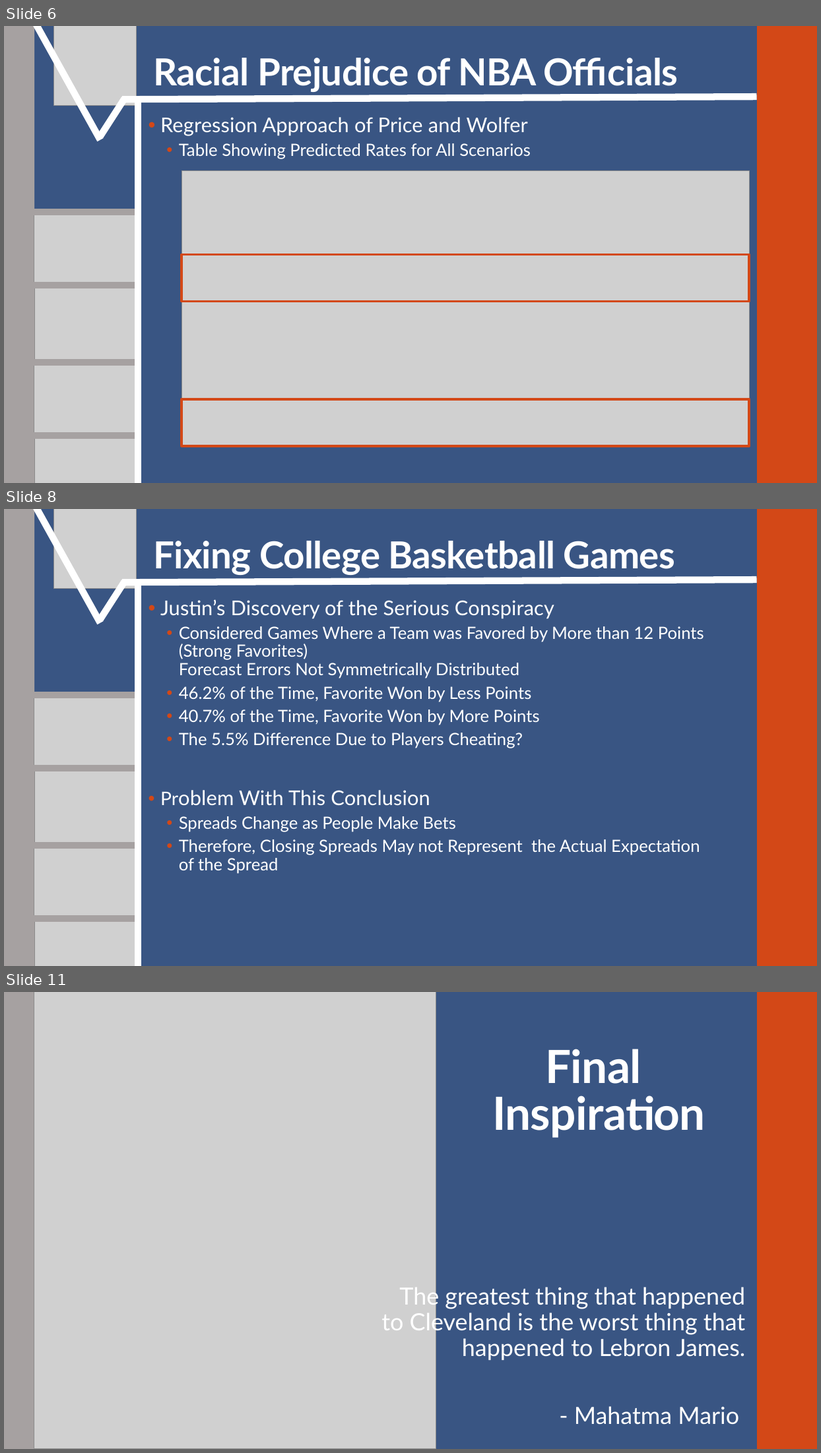
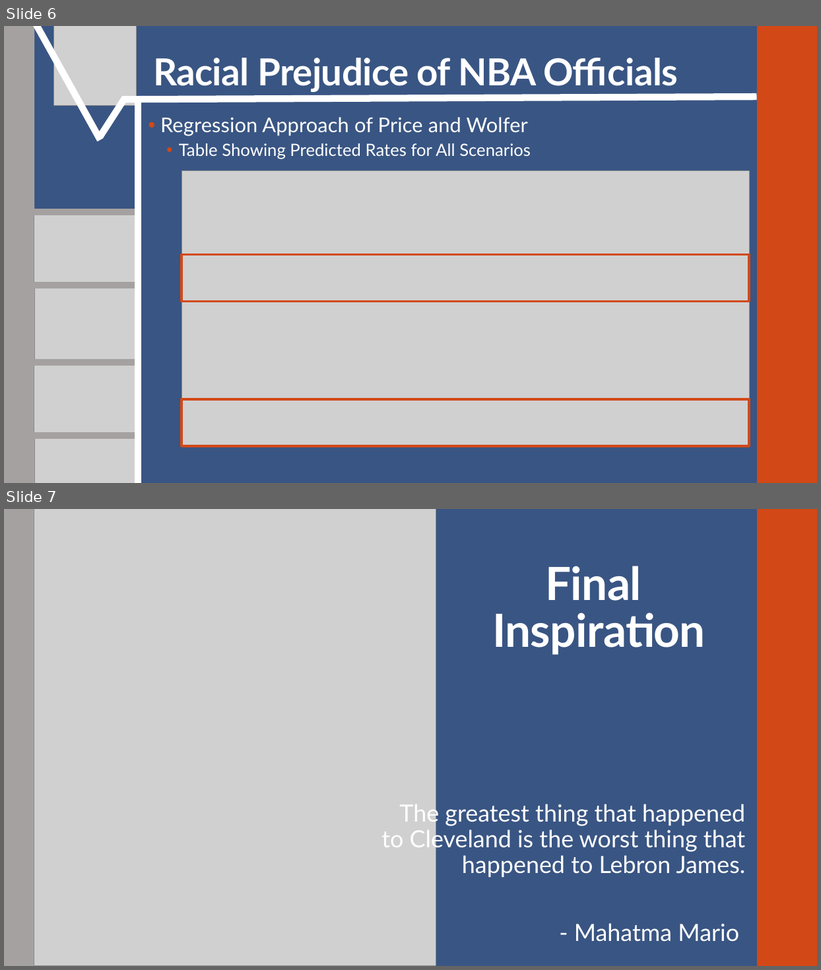
Before and after one commit to SuperMarioGiacomazzo/STOR538_WEBSITE, a slide deck: Slides/Basketball 5/Basketball_5_Lecture.pptx. Shown one above the other, each under a label of ours: slides 6, 8 and 11 before the commit, slides 6 and 7 after it; the slides between them are not shown. The pictures are 821x1453 and 821x970 pixels, drawn with LibreOffice and Linux fonts; fonts in the diff are those of the drawing; grey boxes stand for pictures. Boxes give left, top, right and bottom in pixels: in the first picture for what was removed or moved away, otherwise in the second. Text is boxed around its words. In the diff, an @@ line names an element or a change of style, - is before the commit and + after.

```diff
--- a/Slides/Basketball 5/Basketball_5_Lecture.pptx
+++ b/Slides/Basketball 5/Basketball_5_Lecture.pptx
@@ slide 8 removed at (4,509,817,966), background #395583; not listed: 2 template elements that a slide beside it also shows @@
@@ line removed from (33, 509) to (100, 623) @@
@@ picture removed at (54,509,136,588) @@
@@ title removed at (153,541,675,575) @@
-Fixing College Basketball Games
@@ line removed from (100, 619) to (125, 582) @@
@@ line removed from (122, 582) to (757, 580) @@
@@ line removed from (138, 966) to (138, 582) @@
@@ text removed at (160,599,704,874) @@
-• Justin’s Discovery of the Serious Conspiracy
-  • Considered Games Where a Team was Favored by More than 12 Points (Strong Favorites)
-    Forecast Errors Not Symmetrically Distributed
-  • 46.2% of the Time, Favorite Won by Less Points
-  • 40.7% of the Time, Favorite Won by More Points
-  • The 5.5% Difference Due to Players Cheating?
-• Problem With This Conclusion
-  • Spreads Change as People Make Bets
-  • Therefore, Closing Spreads May not Represent the Actual Expectation of the Spread
@@ line removed from (29, 695) to (135, 695) @@
@@ picture removed at (34,697,141,771) @@
@@ line removed from (28, 768) to (135, 768) @@
@@ picture removed at (34,771,141,846) @@
@@ line removed from (29, 846) to (135, 846) @@
@@ line removed from (29, 846) to (135, 846) @@
@@ picture removed at (34,848,141,922) @@
@@ line removed from (28, 919) to (135, 919) @@
@@ picture removed at (34,922,141,966) @@
@@ what was slide 11 is now slide 7 @@
```
Also in this commit, not shown: 3 other slides removed, 3 other files.
